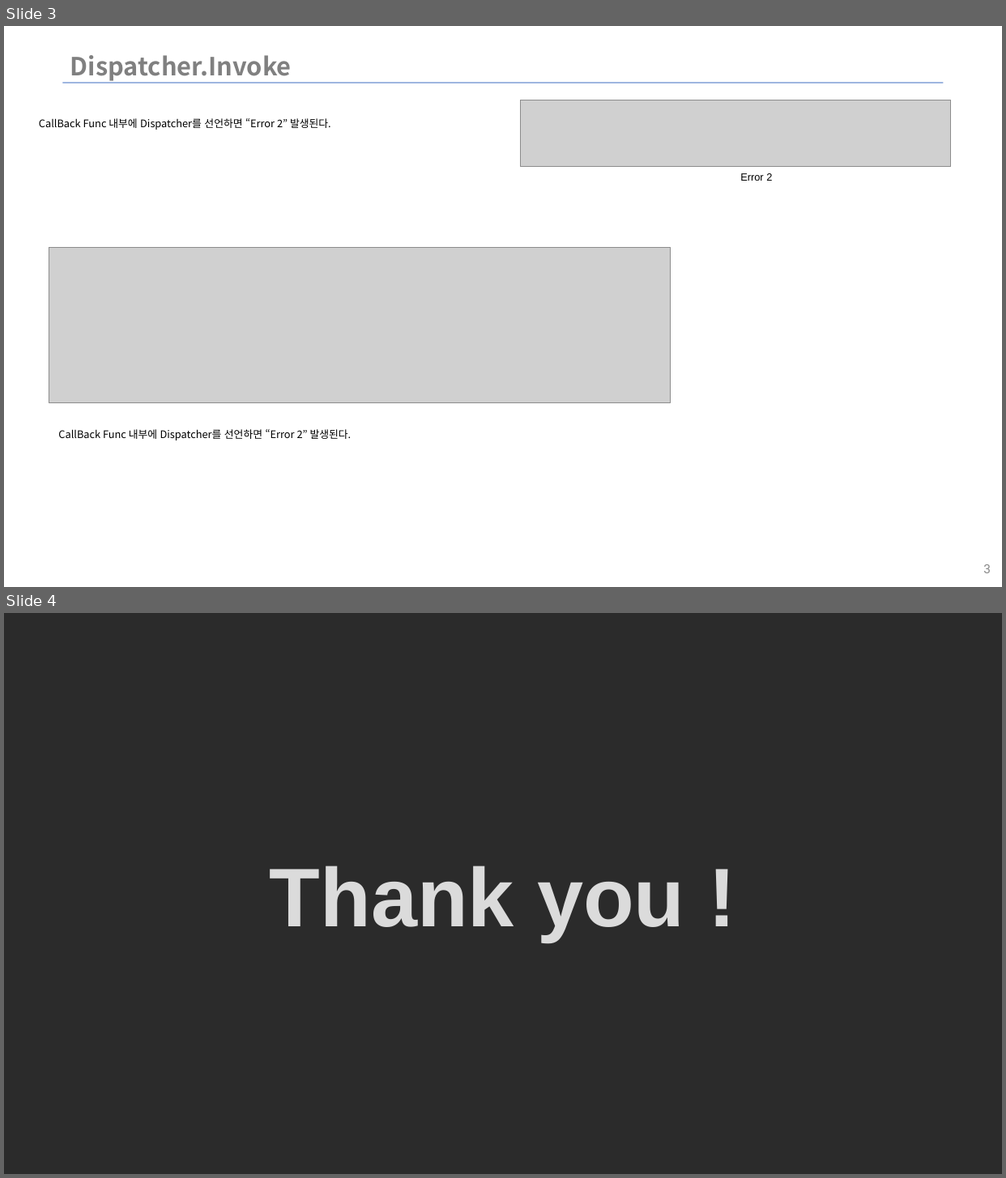
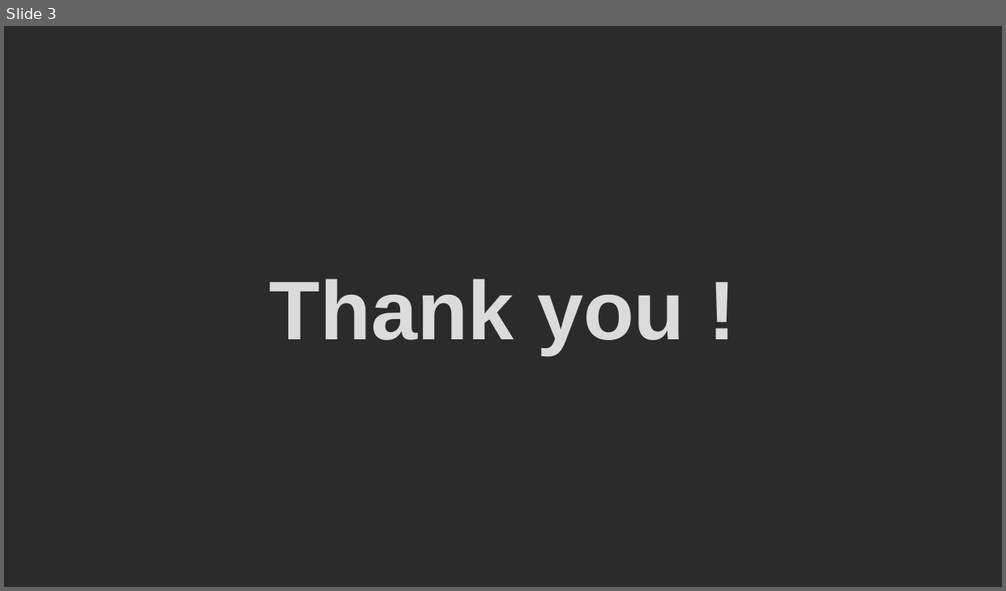
Before and after one commit to WinWooPark/ImageViewer_wpf, a slide deck: Csharp_자료.pptx. Shown one above the other, each under a label of ours: slides 3 and 4 before the commit, slide 3 after it. The pictures are 1006x1178 and 1006x591 pixels, drawn with LibreOffice and Linux fonts; fonts in the diff are those of the drawing; grey boxes stand for pictures; background and template pictures are left out; a plain dark background stands for a picture behind light text. Boxes give left, top, right and bottom in pixels: in the first picture for what was removed or moved away, otherwise in the second. Text is boxed around its words. In the diff, an @@ line names an element or a change of style, - is before the commit and + after.

```diff
--- a/Csharp_자료.pptx
+++ b/Csharp_자료.pptx
@@ slide 3 removed at (4, 26, 1002, 587), background picture (left out) @@
@@ title removed at (70, 55, 292, 83) @@
-Dispatcher.Invoke
@@ line removed from (62, 83) to (944, 83) @@
@@ text removed at (39, 118, 331, 130) @@
-CallBack Func 내부에 Dispatcher를 선언하면 “Error 2” 발생된다.
@@ picture removed at (521, 100, 951, 167) @@
@@ text removed at (740, 173, 772, 181) @@
-Error 2
@@ picture removed at (49, 248, 671, 403) @@
@@ text removed at (58, 429, 351, 441) @@
-CallBack Func 내부에 Dispatcher를 선언하면 “Error 2” 발생된다.
@@ page number removed at (983, 565, 991, 574) @@
-3
@@ what was slide 4 is now slide 3 @@
```
Also in this commit, not shown: 1 slide changed, 10 other files.
